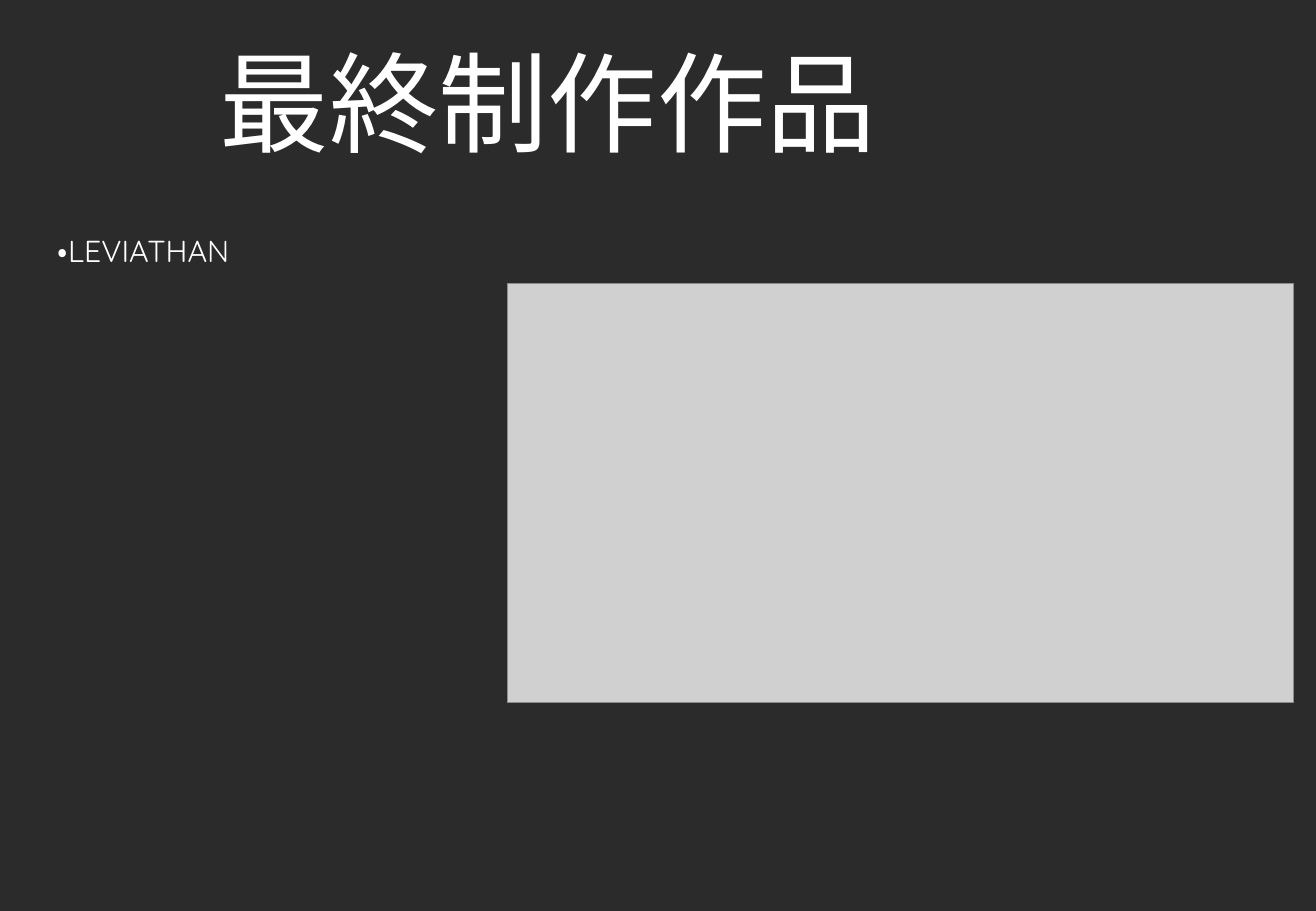
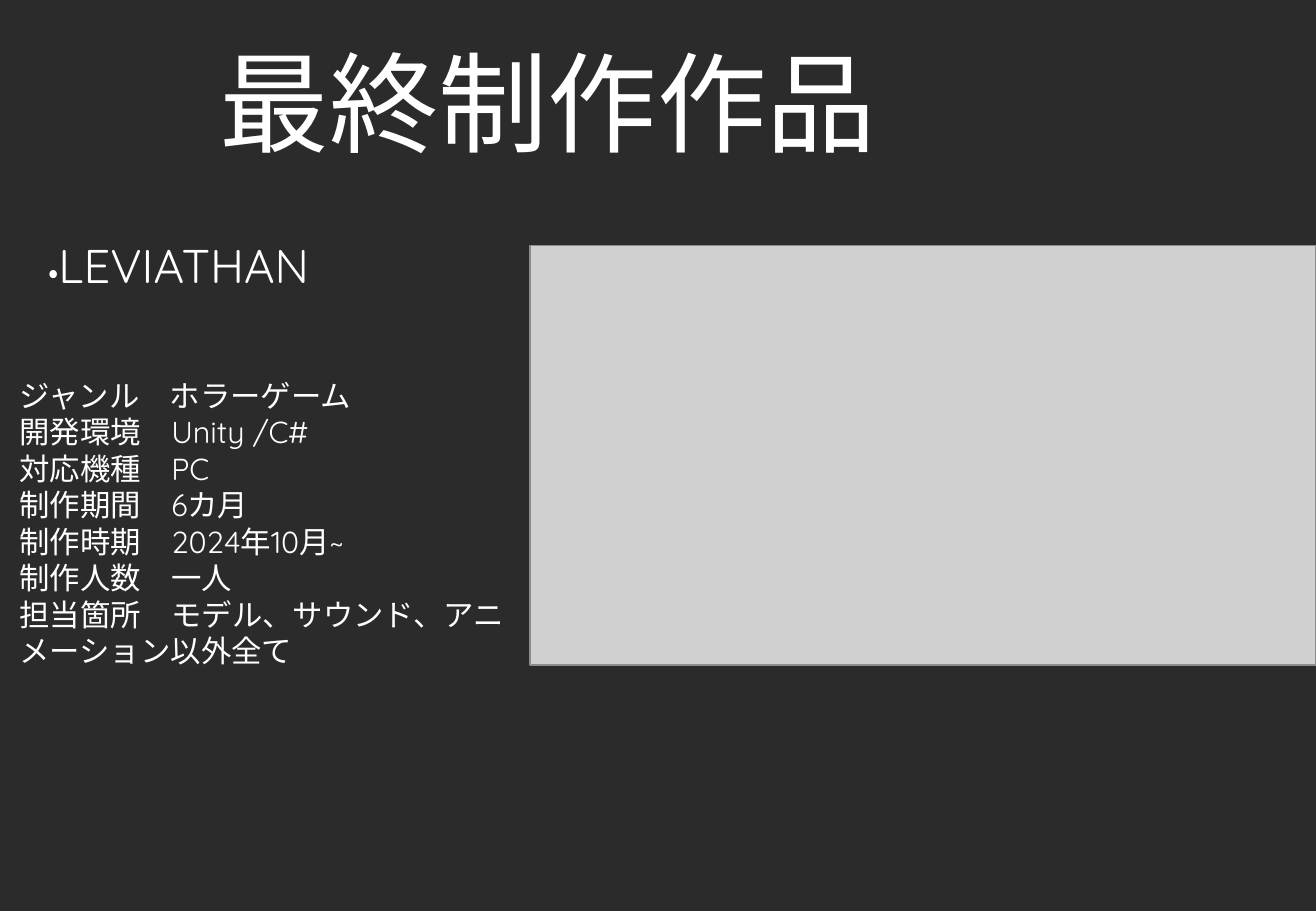
Before and after one commit to oreda1/Employment, a slide deck: slide 3 of ポートフォリオ.pptx (slide 5 before the commit). Drawn at 1316x911 pixels with LibreOffice and Linux fonts; fonts in the diff are those of the drawing; grey boxes stand for pictures; background and template pictures are left out; a plain dark background stands for a picture behind light text. Boxes give left, top, right and bottom in pixels: in the first picture for what was removed or moved away, otherwise in the second. Text is boxed around its words. In the diff, an @@ line names an element or a change of style, - is before the commit and + after.

```diff
--- a/ポートフォリオ.pptx
+++ b/ポートフォリオ.pptx
@@ text "・LEVIATHAN": place and size @@
-text "・LEVIATHAN" at (58, 240, 230, 262)
+text "・LEVIATHAN" at (48, 250, 309, 283)
@@ text "・LEVIATHAN" at (48, 250, 309, 283): size 18 to 28 pt @@
@@ picture: place and size @@
-picture at (508, 283, 1294, 702)
+picture at (530, 245, 1316, 665)
@@ text added at (19, 382, 503, 665), 18 pt, text #FFFFFF @@
+ジャンル ホラーゲーム
+開発環境 Unity /C#
+対応機種 PC
+制作期間 6カ月
+制作時期 2024年10月~
+制作人数 一人
+担当箇所 モデル、サウンド、アニメーション以外全て
```
Also in this commit, not shown: 3 other slides changed, 9 other files.
